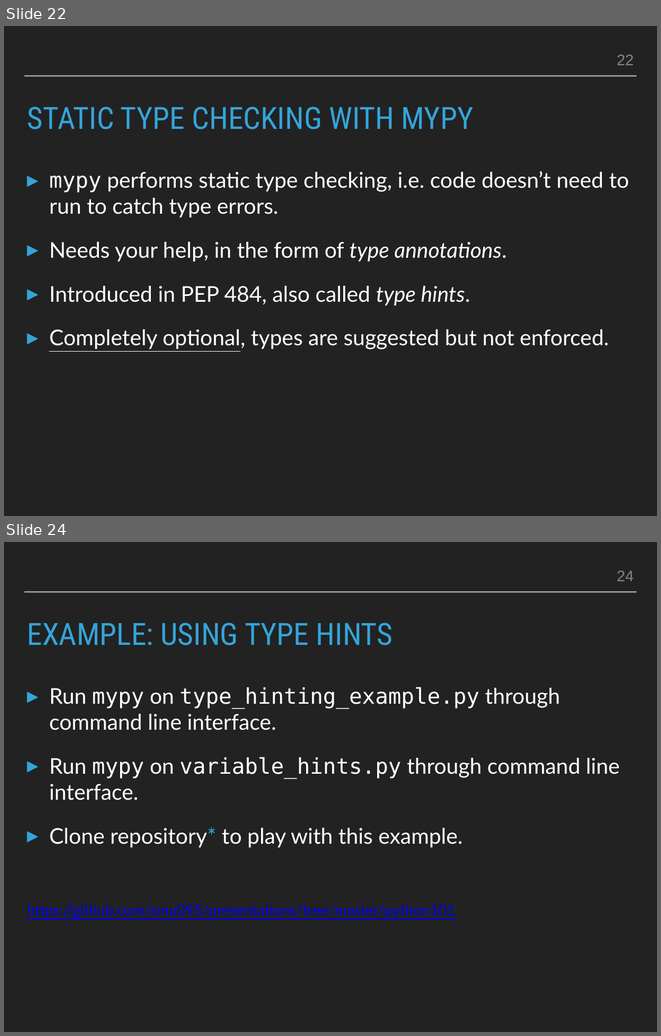
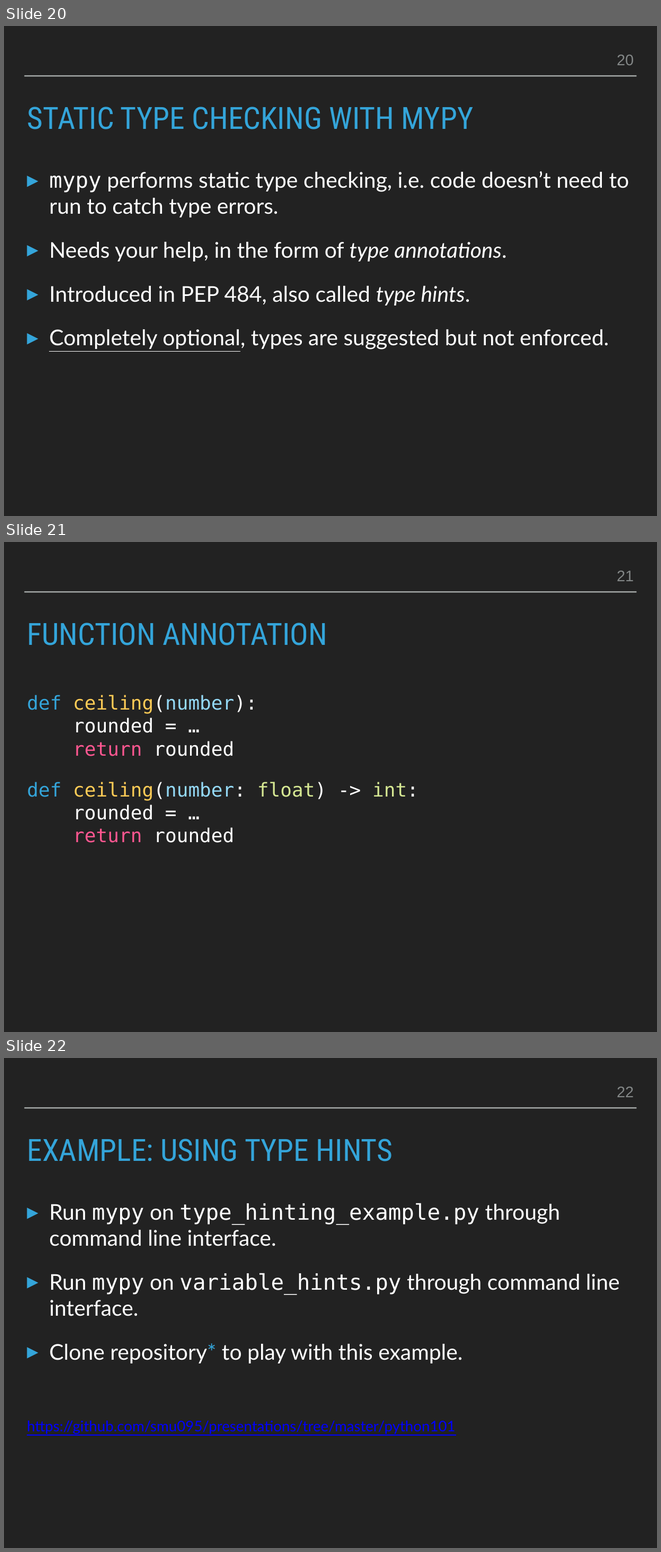
Before and after one commit to smu095/presentations, a slide deck: python101/slides/python101.pptx. Shown one above the other, each under a label of ours: slides 22 and 24 before the commit, slides 20, 21 and 22 after it; the slides between them are not shown. The pictures are 661x1036 and 661x1552 pixels, drawn with LibreOffice and Linux fonts; fonts in the diff are those of the drawing. Boxes give left, top, right and bottom in pixels: in the first picture for what was removed or moved away, otherwise in the second. Text is boxed around its words. In the diff, an @@ line names an element or a change of style, - is before the commit and + after.

```diff
--- a/python101/slides/python101.pptx
+++ b/python101/slides/python101.pptx
@@ slide 21 added at [4,542,657,1032], background #222222; not listed: 1 template element that a slide beside it also shows @@
@@ page number added at [617,571,634,581], 24 pt, text #838787 @@
+21
@@ title added at [27,623,327,645], 48 pt, text #34A5DA @@
+FUNCTION ANNOTATION
@@ text added at [27,695,418,843], 30 pt, text #FFFFFF @@
+  def ceiling(number):
+  rounded = …
+  return rounded
+def ceiling(number: float) -> int:
+rounded = …
+return rounded
@@ what was slide 22 is now slide 20 @@
@@ page number at [617,55,634,65]: text changed @@
-22
+20
@@ what was slide 24 is now slide 22 @@
@@ page number at [617,1087,634,1097]: text changed @@
-24
+22
```
Also in this commit, not shown: 8 slides changed, 1 other slide added, 3 slides removed, 1 other file.
